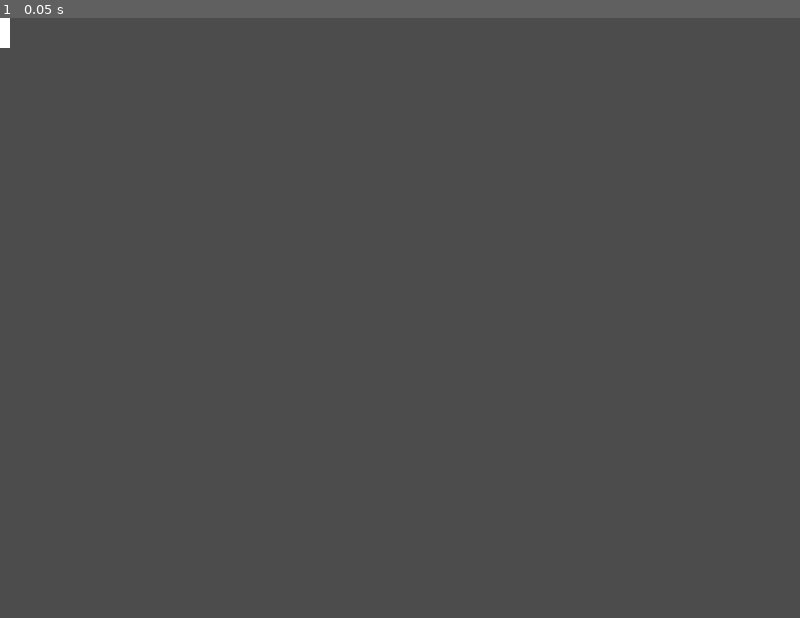
Above: before the commit, frame 1.
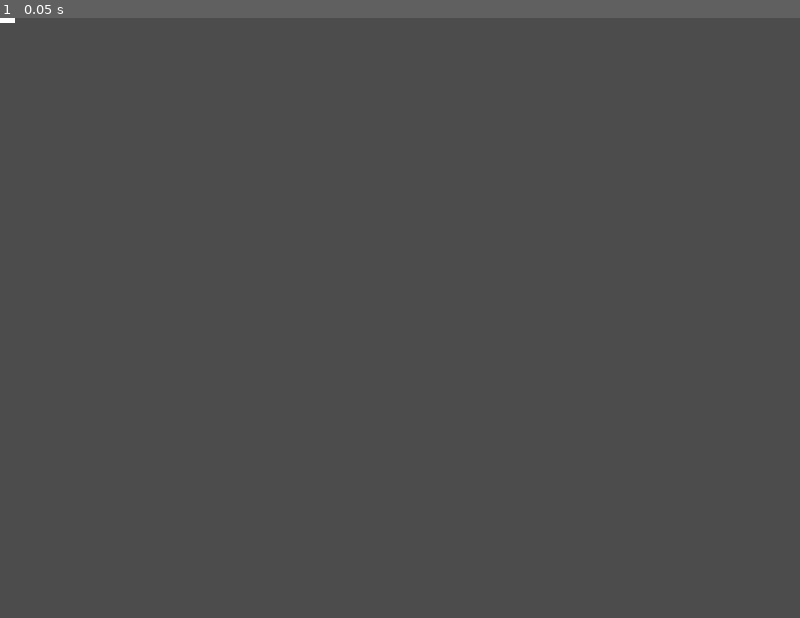
Above: after the commit, the same moment.

Repository: honoriocassiano/the-silent-protector-simulator
Game: Godot game, scene res://Shoot.tscn
Same seed, same stepped clock (60 frames per second), same inputs: the game is played once before the commit and once after it. This scene is started directly instead of the project's main scene.
Inputs:
- Up to frame 1 (0.05 s): no input

The runs differ from the first frame. In frame 1, less than 0.1% of the frame differs, in the area x 0-2%, y 0-5%.

Commit message:
Fix size of Shoot

Diff:
--- a/Shoot.tscn
+++ b/Shoot.tscn
@@ -1,18 +1,20 @@
 [gd_scene load_steps=2 format=2]
 
 [sub_resource type="RectangleShape2D" id=1]
-extents = Vector2( 10, 30 )
+extents = Vector2( 15, 5 )
 
-[node name="Area2D" type="Area2D"]
+[node name="Area2D" type="RigidBody2D"]
+mass = 0.00102041
+gravity_scale = 0.0
 
 [node name="CollisionShape2D" type="CollisionShape2D" parent="."]
 shape = SubResource( 1 )
 
 [node name="ColorRect" type="ColorRect" parent="."]
-margin_left = -10.0
-margin_top = -30.0
-margin_right = 10.0
-margin_bottom = 30.0
+margin_left = -15.0
+margin_top = -5.0
+margin_right = 15.0
+margin_bottom = 5.0
 __meta__ = {
 "_edit_use_anchors_": false
 }
